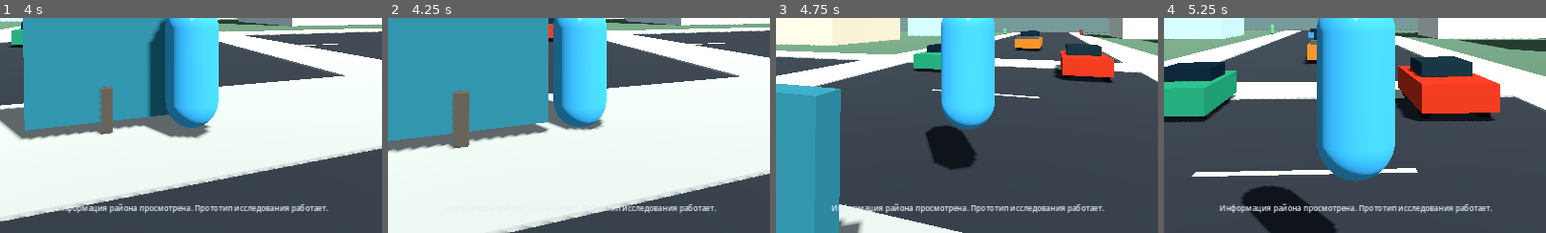
Above: before the commit, frames 1-4 (left to right).
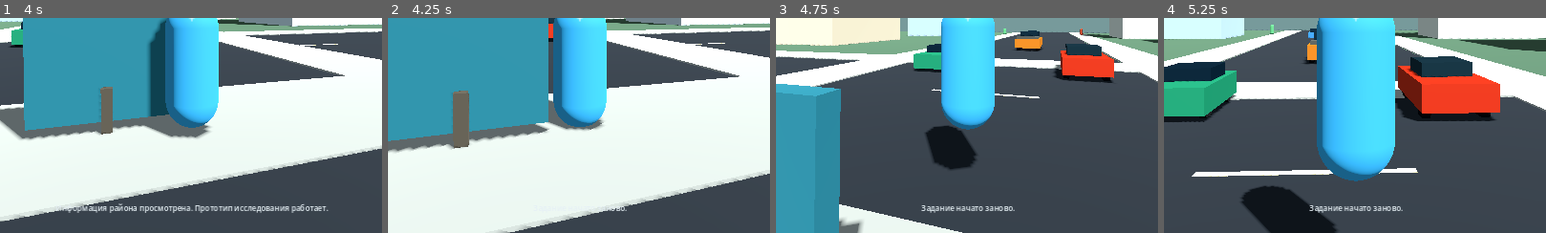
Above: after the commit, the same moments.

Repository: KenlikDev/sunshine-state
Game: Godot game, scene res://scenes/bootstrap/main.tscn
Same seed, same stepped clock (60 frames per second), same inputs: the game is played once before the commit and once after it.
Inputs (mouse positions are % of the whole screen's width and height, from its top left):
- Up to frame 1 (4 s): tap E (interact) at 0.5, 2, 2.1, 2.75 s; move the mouse to (55, 50) at 0.52 s; hold Right mouse button (aim_weapon) 0.53-1.28 s; hold W (move_forward) from 0.53 s (still down); tap Space (jump) at 0.77, 1.52, 3.02, 3.77 s; move the mouse to (45, 50) at 1.27 s; click (45, 50) at 1.35 s; move the mouse to (52, 48) at 2.02 s; move the mouse to (49, 52) at 2.77 s; tap Shift (sprint) at 2.85 s; move the mouse to (57, 51) at 3.52 s; hold F6 (toggle_language) from 3.53 s (still down)
- Up to frame 2 (4.25 s): keep holding W (move_forward); keep holding F6 (toggle_language); tap F8 (restart_mission) at 4.15 s
- Up to frame 3 (4.75 s): keep holding W (move_forward); move the mouse to (42, 49) at 4.27 s; release F6 (toggle_language) at 4.28 s; tap R (vehicle_recover) at 4.35 s; tap Space (jump) at 4.52 s
- Up to frame 4 (5.25 s): keep holding W (move_forward); move the mouse to (51, 50) at 5.02 s; hold Right mouse button (aim_weapon) from 5.03 s (still down)
The pictures show only the part of the screen within x 25-75%, y 50-100%; the shares and areas given below are measured in that part.

Frame 1 is identical in both runs. In frame 2, 0.5% of the frame differs, in the area x 57-86%, y 86-91%; in frame 3, 1.2%; in frame 4, 1.3%, in the area x 14-86%, y 86-91%.

Commit message:
feat: bind mission restart action to the mission director

Diff:
--- a/scripts/systems/mission_service.gd
+++ b/scripts/systems/mission_service.gd
@@ -16,6 +16,12 @@
 func _ready() -> void:
 	_load_definitions()
 	reset_for_new_game()
+
+
+func _unhandled_input(event: InputEvent) -> void:
+	if event.is_action_pressed("restart_mission"):
+		restart_current_mission()
+		get_viewport().set_input_as_handled()
 
 
 func get_current_mission_id() -> String:
